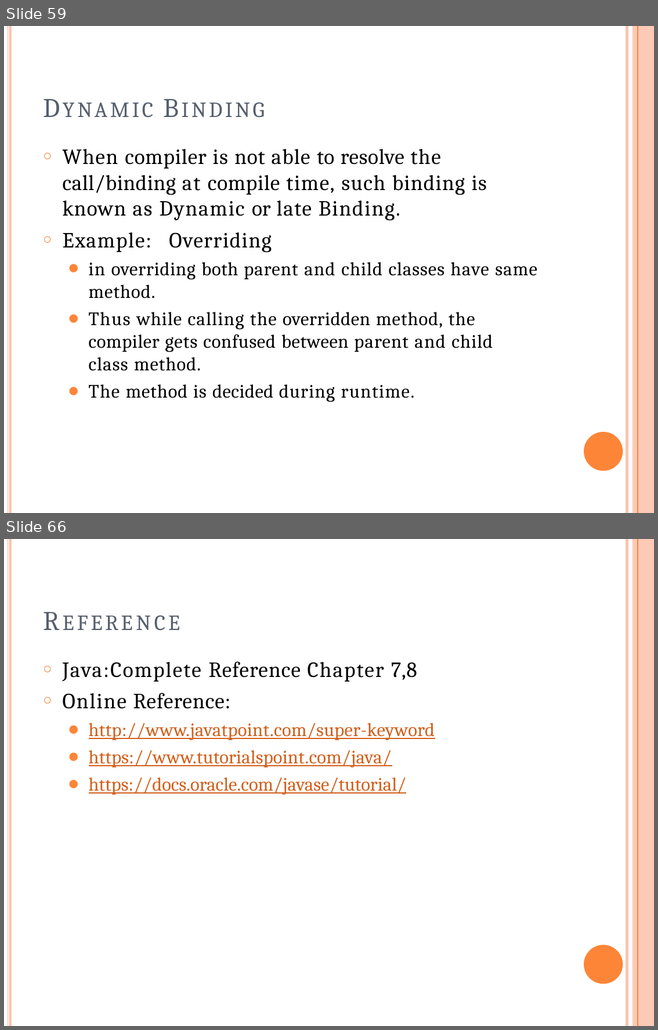
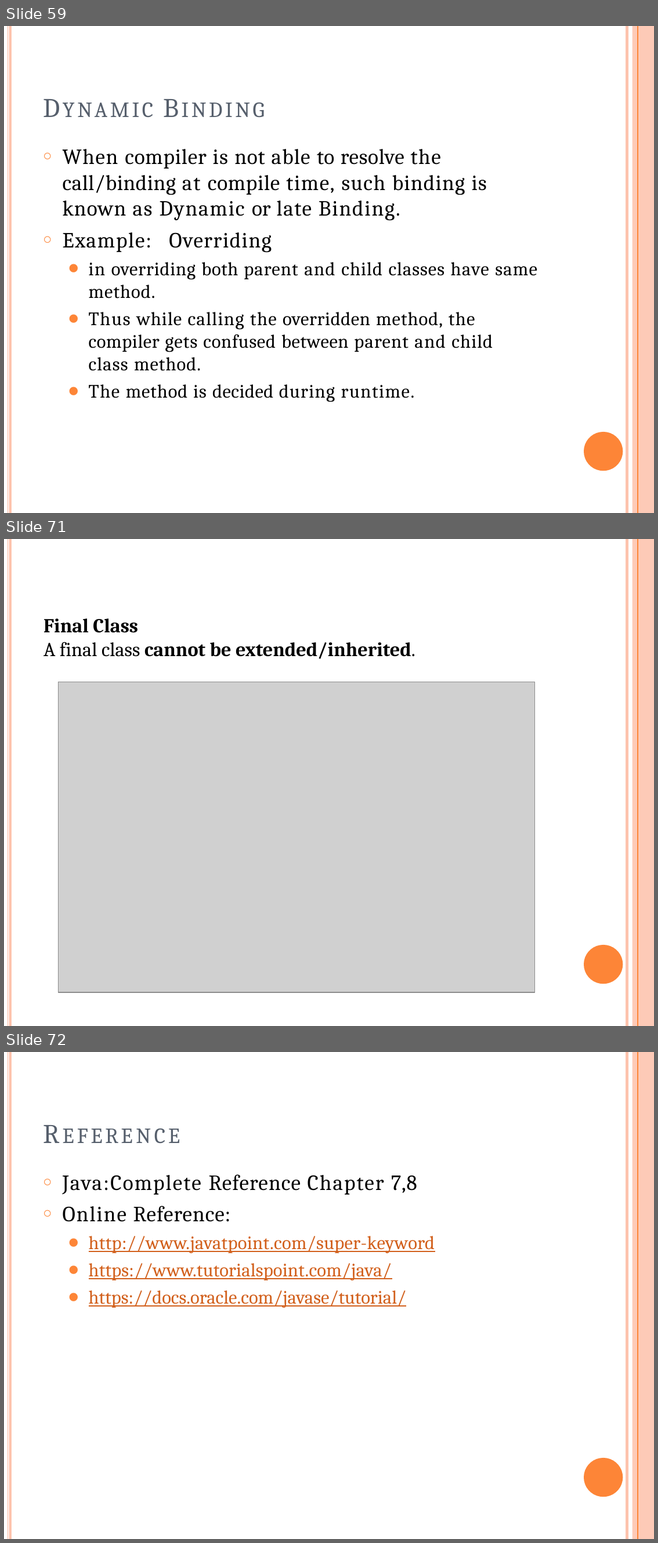
Before and after one commit to ashrafulparan2/UIU-Resources, a slide deck: OOP Theory materials-Spring_26/Mid/Lecture4_OOPPrinciples.pptx. Shown one above the other, each under a label of ours: slides 59 and 66 before the commit, slides 59, 71 and 72 after it; the slides between them are not shown. The pictures are 658x1030 and 658x1543 pixels, drawn with LibreOffice and Linux fonts; fonts in the diff are those of the drawing; grey boxes stand for pictures. Boxes give left, top, right and bottom in pixels: in the first picture for what was removed or moved away, otherwise in the second. Text is boxed around its words. In the diff, an @@ line names an element or a change of style, - is before the commit and + after.

```diff
--- a/OOP Theory materials-Spring_26/Mid/Lecture4_OOPPrinciples.pptx
+++ b/OOP Theory materials-Spring_26/Mid/Lecture4_OOPPrinciples.pptx
@@ slide 71 added at (x1=4, y1=539, x2=654, y2=1026), background #FFFFFF; not listed: 5 template elements that a slide beside it also shows @@
@@ text added at (x1=43, y1=618, x2=415, y2=659), 22 pt, text #000000, bold @@
+Final Class
+A final class cannot be extended/inherited.
@@ picture added at (x1=58, y1=682, x2=534, y2=993) @@
@@ what was slide 66 is now slide 72 @@
```
Also in this commit, not shown: 6 slides changed, 5 other slides added, 1 other file.
